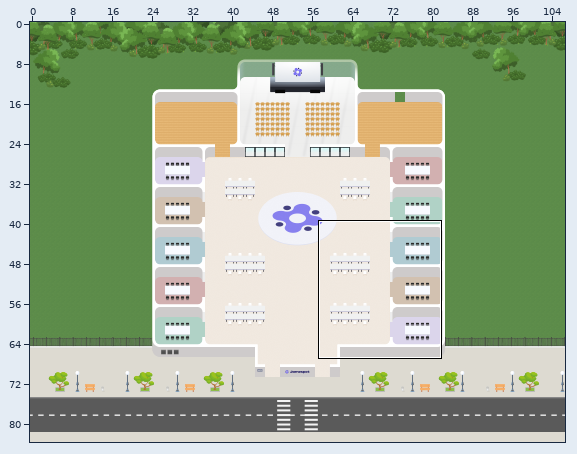
Two states of a Tiled map, 2026-new-Jland/jland.tmx. The picture above shows the old version from afar; the outline marks the close-up.
Close-up. The starting point:
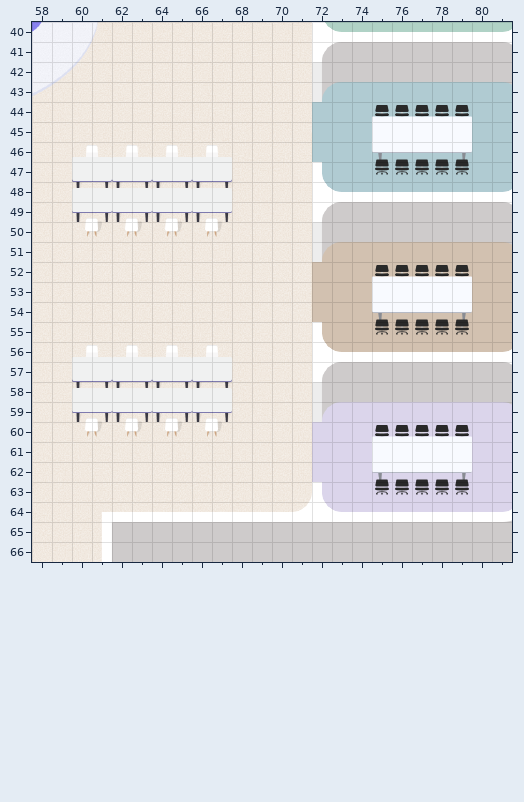
Cells are 32x32 px. Shown: x 58..81, y 40..66. The commit also changed other parts of the map, which this record leaves out. Tiles whose own drawing changed are shown in their newer look in all pictures.
And afterwards:
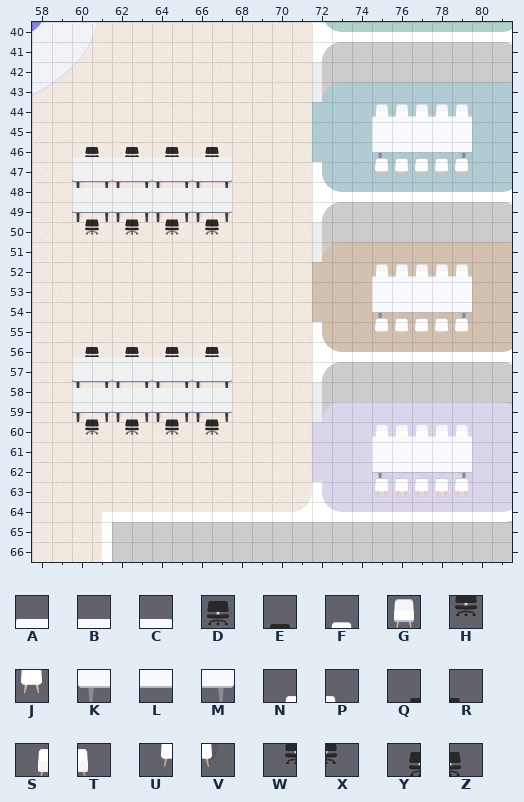
Key: from "Misc": A 0, B 1, C 4, D 5, E 6, F 8, G 9, H 46, J 48, K 80, L 81, M 84, N 202, P 203, Q 204, R 205, S 240, T 241, U 242, V 243, W 244, X 245, Y 246, Z 247.
_ is an empty cell.
The exact change:
Layer "Misc Down":
Tile D is removed in row 44 at x 75 to 79; in row 52 at x 75 to 79; in row 60 at x 75 to 79.
Tile K is removed in row 46 at x 75; in row 54 at x 75; in row 62 at x 75.
Tile L is removed in row 46 at x 76 to 78; in row 54 at x 76 to 78; in row 62 at x 76 to 78.
Tile M is removed in row 46 at x 79; in row 54 at x 79; in row 62 at x 79.
Layer "Bureaux Down":
The author put tile G in row 44 at x 75 to 79; in row 52 at x 75 to 79; in row 60 at x 75 to 79.
The author put tile K in row 46 at x 75; in row 54 at x 75; in row 62 at x 75.
The author put tile L in row 46 at x 76 to 78; in row 54 at x 76 to 78; in row 62 at x 76 to 78.
The author put tile M in row 46 at x 79; in row 54 at x 79; in row 62 at x 79.
Tile S becomes tile Y in row 46 at x 60, 62, 64 and 66; in row 56 at x 60, 62, 64 and 66.
Tile T becomes tile Z in row 46 at x 61, 63, 65 and 67; in row 56 at x 61, 63, 65 and 67.
Layer "Bureaux Up":
The author put tile A in row 44 at x 75; in row 52 at x 75; in row 60 at x 75.
The author put tile B in row 44 at x 76 to 78; in row 52 at x 76 to 78; in row 60 at x 76 to 78.
The author put tile C in row 44 at x 79; in row 52 at x 79; in row 60 at x 79.
The author put tile F in row 46 at x 75 to 79; in row 54 at x 75 to 79; in row 62 at x 75 to 79.
The author put tile J in row 47 at x 75 to 79; in row 55 at x 75 to 79; in row 63 at x 75 to 79.
Tile N becomes tile Q in row 49 at x 60, 62, 64 and 66; in row 59 at x 60, 62, 64 and 66.
Tile P becomes tile R in row 49 at x 61, 63, 65 and 67; in row 59 at x 61, 63, 65 and 67.
Tile U becomes tile W in row 50 at x 60, 62, 64 and 66; in row 60 at x 60, 62, 64 and 66.
Tile V becomes tile X in row 50 at x 61, 63, 65 and 67; in row 60 at x 61, 63, 65 and 67.
Layer "Misc up":
Tile A is removed in row 44 at x 75; in row 52 at x 75; in row 60 at x 75.
Tile B is removed in row 44 at x 76 to 78; in row 52 at x 76 to 78; in row 60 at x 76 to 78.
Tile C is removed in row 44 at x 79; in row 52 at x 79; in row 60 at x 79.
Tile E is removed in row 46 at x 75 to 79; in row 54 at x 75 to 79; in row 62 at x 75 to 79.
Tile H is removed in row 47 at x 75 to 79; in row 55 at x 75 to 79; in row 63 at x 75 to 79.
